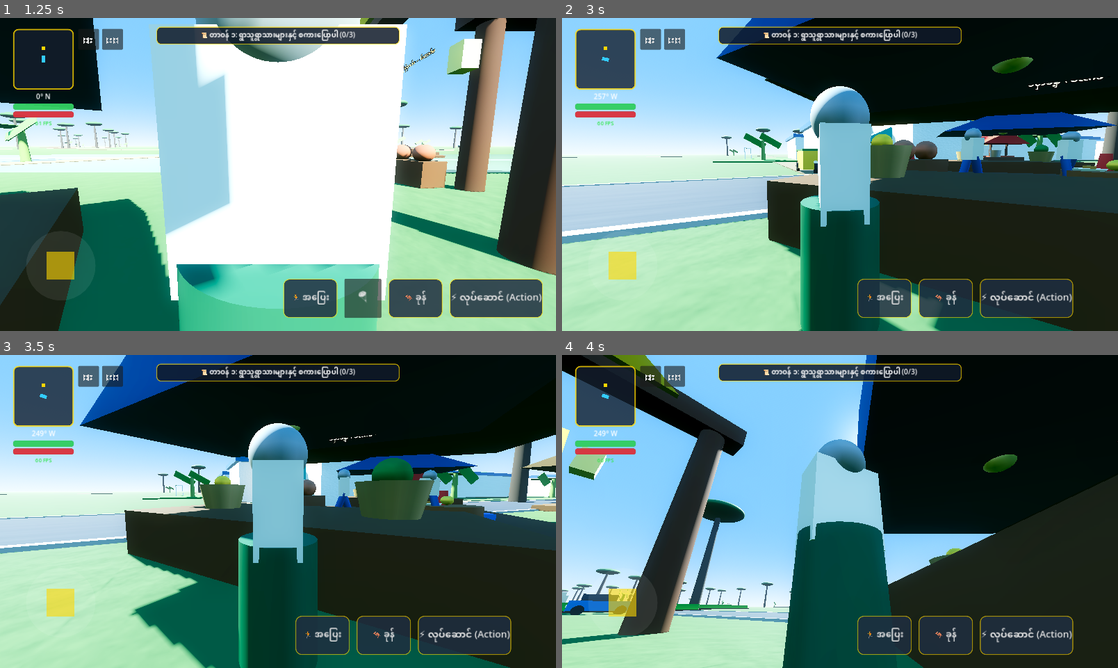
Above: before the commit, frames 1-4 (two rows, left to right).
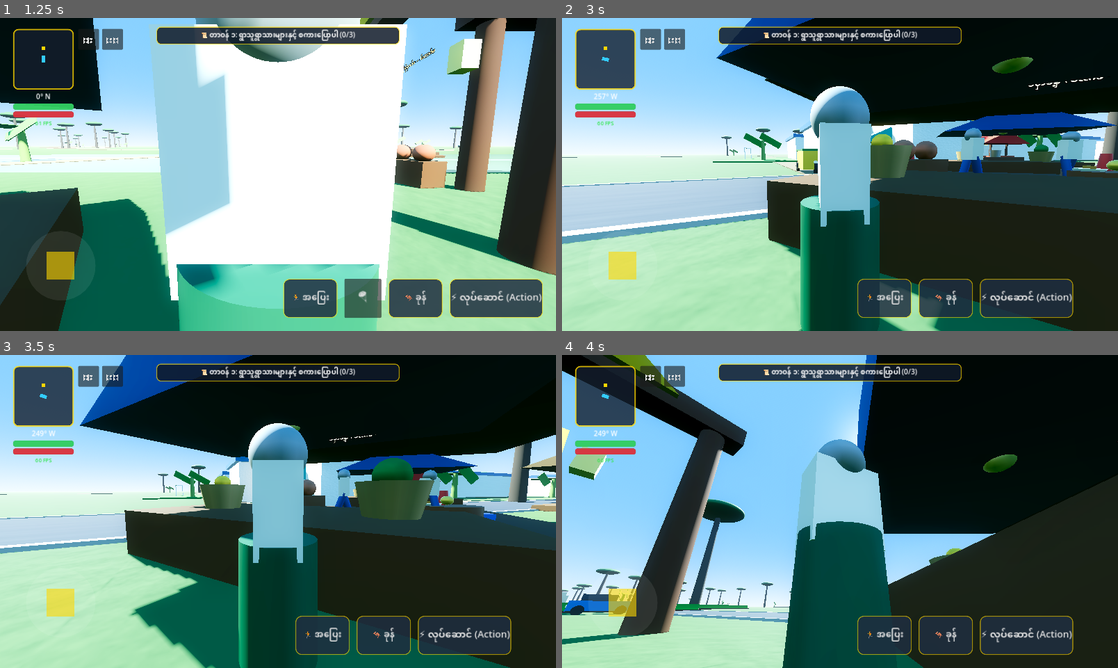
Above: after the commit, the same moments.

Repository: sudohlaingwin/gta-open-world
Game: Godot game, scene res://scenes/main_menu.tscn
The game is run twice, just before and just after one commit, with the same random seed, the same clock (stepped at 60 frames per second) and the same inputs.
Inputs (mouse positions are in pixels of both pictures, inside the frame that each line leads up to):
- Up to frame 1 (1.25 s): click "🎮 အသစ်စတင်မည် (New Game)" at 0.5 s
- Up to frame 2 (3 s): drag from (628, 274) to (895, 105) at 1.27 s; drag from (728, 190) to (812, 237) at 2.02 s; move the mouse to (895, 105) at 2.77 s; hold Right (ui_right) from 2.78 s (still down); hold Ctrl from 2.78 s (still down)
- Up to frame 3 (3.5 s): keep holding Right (ui_right); keep holding Ctrl
- Up to frame 4 (4 s): release Right (ui_right) at 3.5 s; release Ctrl at 3.5 s; drag from (812, 574) to (673, 464) at 3.52 s

Frame 1 is identical in both runs. In frame 2, less than 0.1% of the frame differs, in the area x 63-100%, y 43-51%; in frame 3, 0.1%, in the area x 76-89%, y 43-52%; in frame 4, less than 0.1%.

Commit message:
Slice 189: Tropical foliage sway wind dynamics & cultural building PBR realism overhaul

Diff:
--- a/scenes/monastery_school.tscn
+++ b/scenes/monastery_school.tscn
@@ -22,8 +22,9 @@
 size = Vector3(22.0, 0.6, 16.0)
 
 [sub_resource type="StandardMaterial3D" id="StandardMaterial3D_teak"]
-albedo_color = Color(0.35, 0.20, 0.10, 1)
-roughness = 0.85
+albedo_color = Color(0.32, 0.18, 0.09, 1)
+roughness = 0.68
+specular = 0.25
 
 [sub_resource type="BoxMesh" id="BoxMesh_wall_segment"]
 size = Vector3(7.8, 5.8, 0.5)
@@ -43,13 +44,15 @@
 size = Vector3(16.5, 2.8, 12.5)
 
 [sub_resource type="StandardMaterial3D" id="StandardMaterial3D_monastery_roof"]
-albedo_color = Color(0.50, 0.22, 0.14, 1)
+albedo_color = Color(0.48, 0.18, 0.11, 1)
+roughness = 0.72
 
 [sub_resource type="BoxMesh" id="BoxMesh_desk"]
 size = Vector3(2.4, 0.75, 0.95)
 
 [sub_resource type="StandardMaterial3D" id="StandardMaterial3D_desk_wood"]
-albedo_color = Color(0.55, 0.35, 0.18, 1)
+albedo_color = Color(0.50, 0.30, 0.15, 1)
+roughness = 0.65
 
 [sub_resource type="BoxMesh" id="BoxMesh_altar"]
 size = Vector3(4.8, 1.3, 2.6)
@@ -63,16 +66,19 @@
 height = 2.0
 
 [sub_resource type="StandardMaterial3D" id="StandardMaterial3D_gold"]
-albedo_color = Color(1.0, 0.82, 0.15, 1)
-metallic = 0.85
-roughness = 0.2
+albedo_color = Color(1.0, 0.84, 0.18, 1)
+metallic = 0.92
+roughness = 0.15
+emission_enabled = true
+emission = Color(0.95, 0.75, 0.12, 1)
+emission_energy_multiplier = 0.25
 
 [sub_resource type="BoxMesh" id="BoxMesh_mat"]
 size = Vector3(1.8, 0.06, 1.4)
 
 [sub_resource type="StandardMaterial3D" id="StandardMaterial3D_mat"]
-albedo_color = Color(0.68, 0.45, 0.22, 1)
-roughness = 0.95
+albedo_color = Color(0.65, 0.48, 0.24, 1)
+roughness = 0.88
 
 [node name="MonasterySchool" type="StaticBody3D"]
 
--- a/scenes/myanmar_teashop.tscn
+++ b/scenes/myanmar_teashop.tscn
@@ -29,15 +29,17 @@
 size = Vector3(14.8, 0.5, 11.5)
 
 [sub_resource type="StandardMaterial3D" id="StandardMaterial3D_floor_wood"]
-albedo_color = Color(0.38, 0.24, 0.14, 1)
-roughness = 0.85
+albedo_color = Color(0.35, 0.22, 0.12, 1)
+roughness = 0.75
+specular = 0.2
 
 [sub_resource type="PrismMesh" id="PrismMesh_roof"]
 left_to_right = 0.5
 size = Vector3(16.0, 3.8, 12.8)
 
 [sub_resource type="StandardMaterial3D" id="StandardMaterial3D_roof_thatch"]
-albedo_color = Color(0.45, 0.38, 0.24, 1)
+albedo_color = Color(0.46, 0.36, 0.22, 1)
+roughness = 0.92
 
 [sub_resource type="CylinderMesh" id="CylinderMesh_table"]
 top_radius = 1.35
@@ -45,8 +47,9 @@
 height = 0.85
 
 [sub_resource type="StandardMaterial3D" id="StandardMaterial3D_table"]
-albedo_color = Color(0.52, 0.32, 0.16, 1)
-roughness = 0.8
+albedo_color = Color(0.48, 0.28, 0.14, 1)
+roughness = 0.62
+specular = 0.35
 
 [sub_resource type="CylinderMesh" id="CylinderMesh_flask"]
 top_radius = 0.16
@@ -54,23 +57,32 @@
 height = 0.72
 
 [sub_resource type="StandardMaterial3D" id="StandardMaterial3D_tin_flask"]
-albedo_color = Color(0.85, 0.20, 0.18, 1)
+albedo_color = Color(0.88, 0.22, 0.20, 1)
+metallic = 0.65
+roughness = 0.28
+specular = 0.55
 
 [sub_resource type="SphereMesh" id="SphereMesh_pot"]
 radius = 0.25
 height = 0.42
 
 [sub_resource type="StandardMaterial3D" id="StandardMaterial3D_teapot"]
-albedo_color = Color(0.9, 0.75, 0.2, 1)
+albedo_color = Color(0.92, 0.76, 0.22, 1)
+metallic = 0.4
+roughness = 0.22
 
 [sub_resource type="BoxMesh" id="BoxMesh_stool"]
 size = Vector3(0.65, 0.52, 0.65)
 
 [sub_resource type="StandardMaterial3D" id="StandardMaterial3D_stool_blue"]
-albedo_color = Color(0.15, 0.45, 0.85, 1)
+albedo_color = Color(0.12, 0.42, 0.88, 1)
+roughness = 0.45
+specular = 0.4
 
 [sub_resource type="StandardMaterial3D" id="StandardMaterial3D_stool_red"]
-albedo_color = Color(0.82, 0.18, 0.14, 1)
+albedo_color = Color(0.85, 0.16, 0.12, 1)
+roughness = 0.45
+specular = 0.4
 
 [sub_resource type="CylinderMesh" id="CylinderMesh_plate"]
 top_radius = 0.48
@@ -78,13 +90,15 @@
 height = 0.08
 
 [sub_resource type="StandardMaterial3D" id="StandardMaterial3D_plate"]
-albedo_color = Color(0.92, 0.92, 0.90, 1)
+albedo_color = Color(0.94, 0.94, 0.92, 1)
+roughness = 0.25
 
 [sub_resource type="BoxMesh" id="BoxMesh_eclair"]
 size = Vector3(0.16, 0.1, 0.52)
 
 [sub_resource type="StandardMaterial3D" id="StandardMaterial3D_snack"]
-albedo_color = Color(0.78, 0.52, 0.22, 1)
+albedo_color = Color(0.80, 0.52, 0.18, 1)
+roughness = 0.85
 
 [sub_resource type="SphereMesh" id="SphereMesh_lamp"]
 radius = 0.38
@@ -94,7 +108,7 @@
 albedo_color = Color(1.0, 0.92, 0.65, 1)
 emission_enabled = true
 emission = Color(1.0, 0.88, 0.50, 1)
-emission_energy_multiplier = 2.8
+emission_energy_multiplier = 3.2
 
 [node name="MyanmarTeaShop" type="StaticBody3D"]
 script = ExtResource("1_lantern")
--- a/scripts/foliage_sway.gdshader
+++ b/scripts/foliage_sway.gdshader
@@ -1,22 +1,43 @@
 shader_type spatial;
 render_mode cull_disabled, diffuse_burley, specular_schlick_ggx;
 
-// Lush Myanmar Paddy & Foliage Wind Sway Shader
-uniform vec4 foliage_color : source_color = vec4(0.28, 0.68, 0.18, 1.0);
-uniform vec4 stalk_color : source_color = vec4(0.18, 0.45, 0.12, 1.0);
-uniform float wind_speed : hint_range(0.2, 4.0) = 1.6;
-uniform float wind_strength : hint_range(0.02, 0.5) = 0.12;
+// High-Fidelity Myanmar Tropical Foliage & Paddy Sway Shader (Mobile Vulkan Optimized)
+uniform vec4 foliage_color : source_color = vec4(0.24, 0.62, 0.16, 1.0);
+uniform vec4 stalk_color : source_color = vec4(0.16, 0.40, 0.10, 1.0);
+uniform vec4 sun_transmission_color : source_color = vec4(0.48, 0.85, 0.22, 1.0);
+uniform float wind_speed : hint_range(0.2, 5.0) = 1.8;
+uniform float wind_strength : hint_range(0.02, 0.8) = 0.22;
+uniform float flutter_speed : hint_range(1.0, 15.0) = 6.5;
+uniform float flutter_strength : hint_range(0.01, 0.25) = 0.08;
 
 void vertex() {
-	if (VERTEX.y > 0.1) {
-		float sway = sin(TIME * wind_speed + VERTEX.x * 2.0 + VERTEX.z * 1.5) * wind_strength;
-		VERTEX.x += sway * (VERTEX.y / 1.5);
-		VERTEX.z += sway * 0.6 * (VERTEX.y / 1.5);
+	if (VERTEX.y > 0.08) {
+		float height_weight = clamp(VERTEX.y / 1.6, 0.0, 1.5);
+		float height_sq = height_weight * height_weight;
+
+		// Dual-harmonic macro wind swaying
+		float wind_main = sin(TIME * wind_speed + VERTEX.x * 1.8 + VERTEX.z * 1.2) * wind_strength;
+		float wind_gust = sin(TIME * (wind_speed * 1.6) + VERTEX.x * 0.9 + VERTEX.z * 2.4) * (wind_strength * 0.45);
+		float total_macro_sway = (wind_main + wind_gust) * height_sq;
+
+		// High-frequency leaf tip fluttering (breeze across rice paddies and palm fronds)
+		float leaf_flutter = sin(TIME * flutter_speed + VERTEX.x * 6.0 + VERTEX.z * 5.0) * flutter_strength * height_weight;
+
+		VERTEX.x += total_macro_sway + leaf_flutter * 0.7;
+		VERTEX.z += (total_macro_sway * 0.65) + leaf_flutter;
+		VERTEX.y -= abs(total_macro_sway) * 0.15; // Realistic drooping arc under strong gusts
 	}
 }
 
 void fragment() {
-	ALBEDO = mix(stalk_color.rgb, foliage_color.rgb, clamp(UV.y, 0.0, 1.0));
-	ROUGHNESS = 0.6;
-	SPECULAR = 0.3;
+	float gradient = clamp(UV.y, 0.0, 1.0);
+	vec3 base_col = mix(stalk_color.rgb, foliage_color.rgb, gradient);
+
+	// Subtle fake subsurface scattering / backlighting for lush tropical vegetation
+	float sss_factor = clamp(dot(NORMAL, vec3(0.0, 0.8, -0.6)), 0.0, 1.0) * 0.25;
+	vec3 final_col = mix(base_col, sun_transmission_color.rgb, sss_factor * gradient);
+
+	ALBEDO = final_col;
+	ROUGHNESS = 0.55;
+	SPECULAR = 0.35;
 }
Not shown, changed: COLLAB.md
